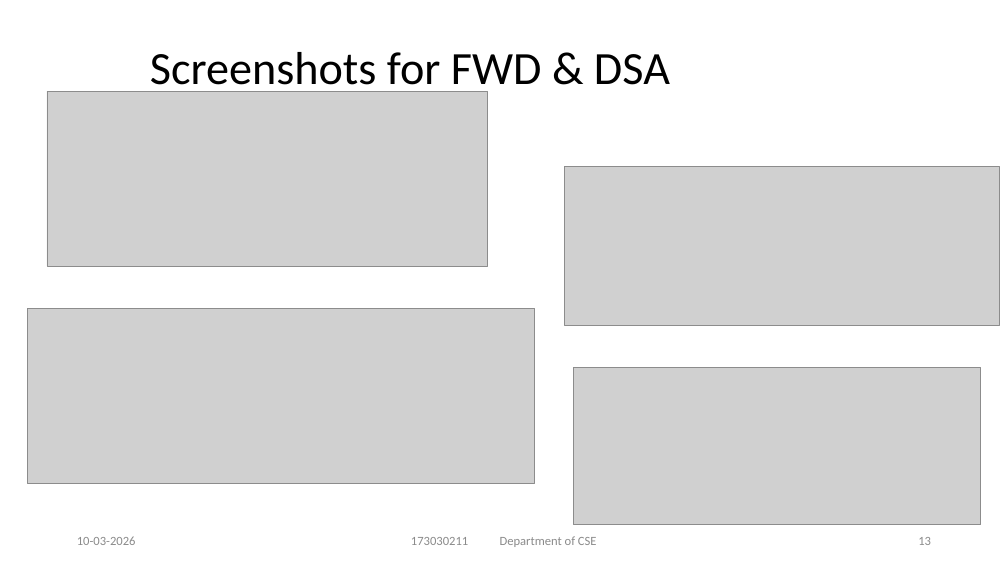
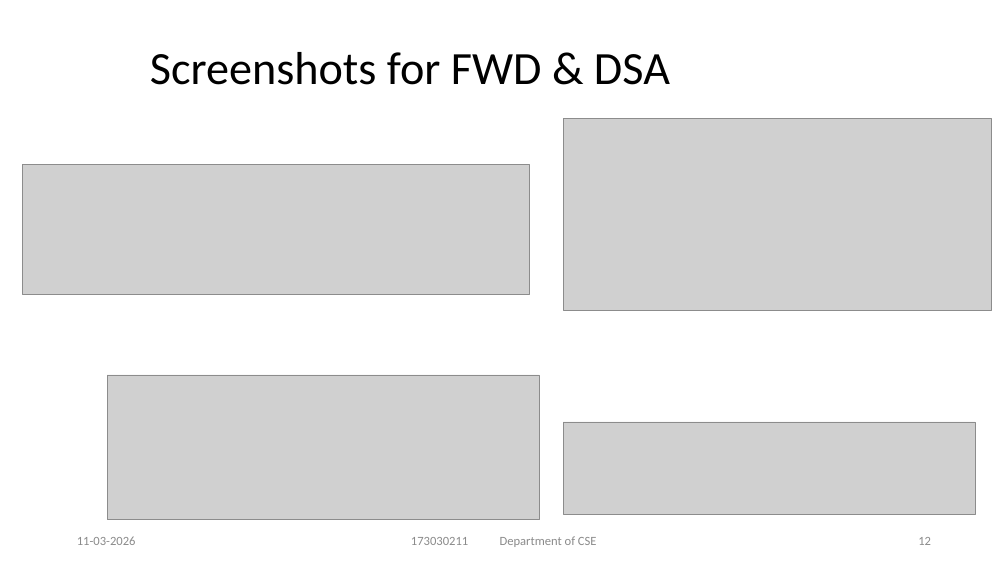
Before and after one commit to MannemMohanaAsmitha/Career-Compasss-for-Student-Dream, a slide deck: slide 12 of Career Compass for Student Dreams.pptx (slide 13 before the commit). Drawn at 1008x567 pixels with LibreOffice and Linux fonts; fonts in the diff are those of the drawing; grey boxes stand for pictures; background and template pictures are left out. Boxes give left, top, right and bottom in pixels: in the first picture for what was removed or moved away, otherwise in the second. Text is boxed around its words. In the diff, an @@ line names an element or a change of style, - is before the commit and + after.

```diff
--- a/Career Compass for Student Dreams.pptx
+++ b/Career Compass for Student Dreams.pptx
@@ picture removed at (47, 91, 488, 267) @@
@@ picture: place and size @@
-picture at (564, 167, 1000, 325)
+picture at (563, 119, 991, 311)
@@ picture added at (23, 165, 529, 295) @@
@@ picture removed at (27, 309, 535, 484) @@
@@ picture added at (107, 375, 539, 520) @@
@@ picture: place and size @@
-picture at (573, 368, 982, 525)
+picture at (563, 422, 975, 514)
@@ text at (77, 536, 136, 545): text changed @@
-10-03-2026
+11-03-2026
```
Also in this commit, not shown: 15 other slides changed, 3 other files.
